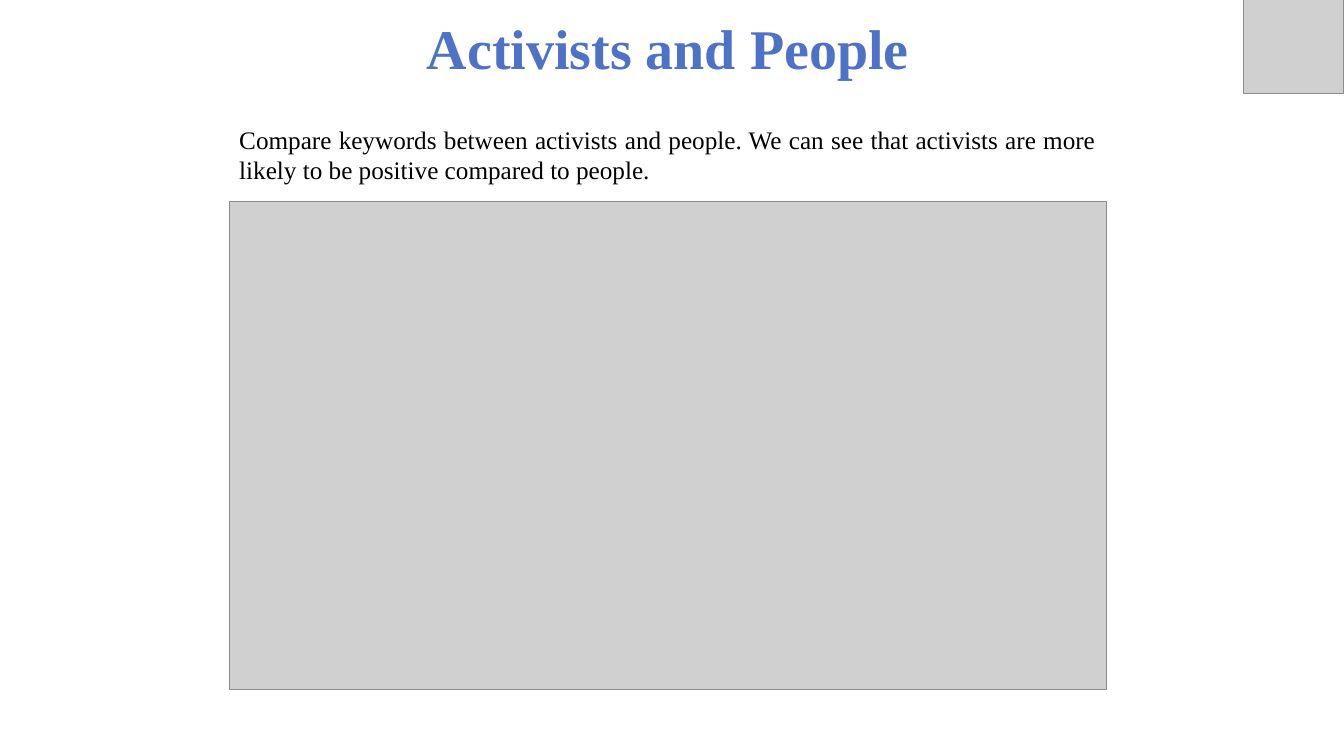
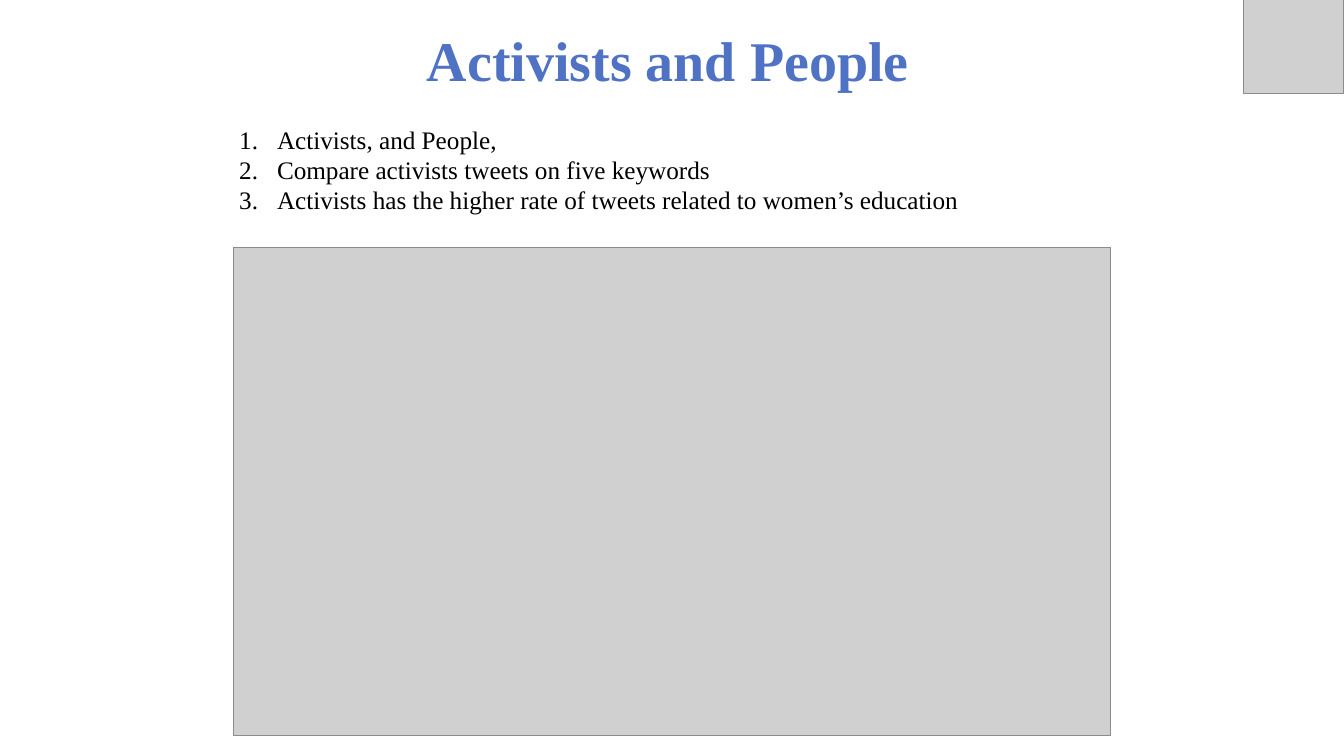
Before and after one commit to Saboor-Hamedi/Master-Thesis, a slide deck: slide 23 of thesis presentation/Thesis Presetation.pptx (slide 26 before the commit). Drawn at 1344x756 pixels with LibreOffice and Linux fonts; fonts in the diff are those of the drawing; grey boxes stand for pictures; background and template pictures are left out. Boxes give left, top, right and bottom in pixels: in the first picture for what was removed or moved away, otherwise in the second. Text is boxed around its words. In the diff, an @@ line names an element or a change of style, - is before the commit and + after.

```diff
--- a/thesis presentation/Thesis Presetation.pptx
+++ b/thesis presentation/Thesis Presetation.pptx
@@ text "Activists and People": place and size @@
-text "Activists and People" at bbox=[427, 30, 908, 80]
+text "Activists and People" at bbox=[427, 42, 908, 92]
@@ text at bbox=[277, 131, 958, 215]: text changed @@
-Compare keywords between activists and people. We can see that activists are more likely to be positive compared to people.
+1. Activists, and People,
+2. Compare activists tweets on five keywords
+3. Activists has the higher rate of tweets related to women’s education
@@ picture: place and size @@
-picture at bbox=[230, 202, 1107, 690]
+picture at bbox=[234, 247, 1111, 735]
```
Also in this commit, not shown: 15 other slides changed, 2 slides added, 4 slides removed.
